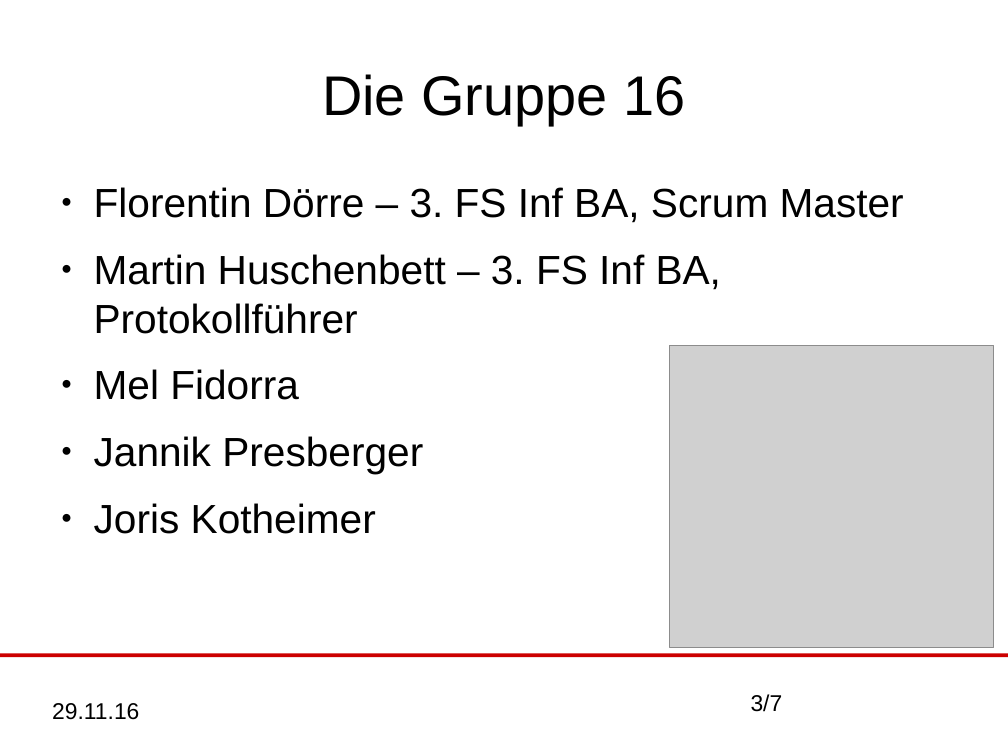
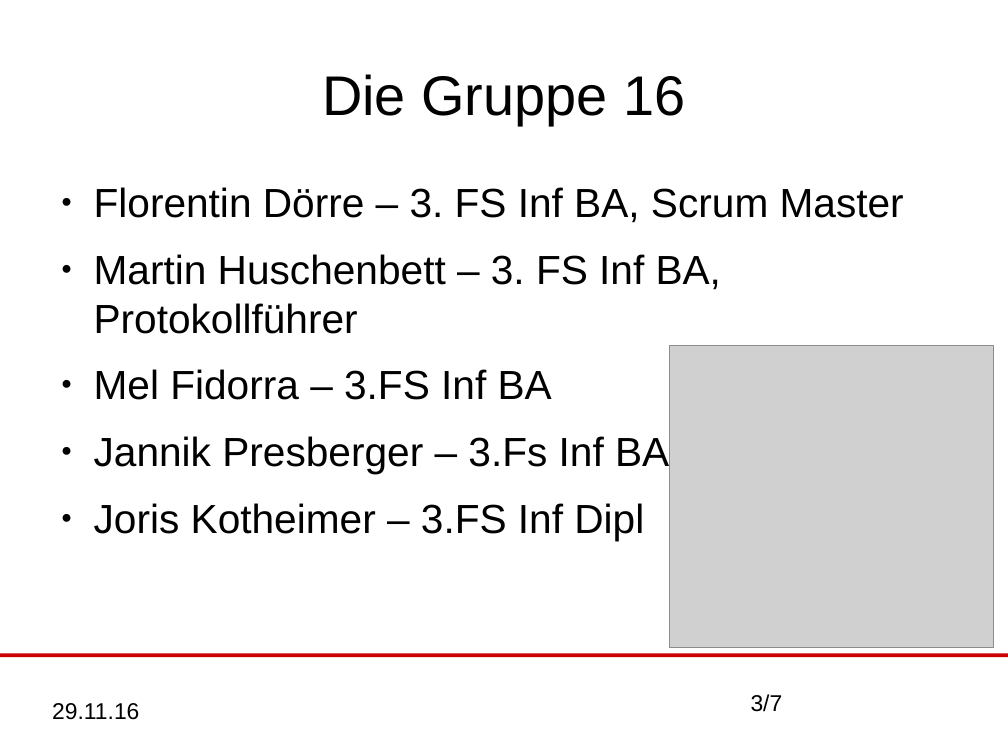
Before and after one commit to MaHusch/SWT-Project-Copy, a slide deck: slide 3 of organisation/Zwischenpräsentationen/Zwischenpräsentation.odp. Drawn at 1008x756 pixels with LibreOffice and Linux fonts; fonts in the diff are those of the drawing; grey boxes stand for pictures. Boxes give left, top, right and bottom in pixels: in the first picture for what was removed or moved away, otherwise in the second. Text is boxed around its words. In the diff, an @@ line names an element or a change of style, - is before the commit and + after.

```diff
--- a/organisation/Zwischenpräsentationen/Zwischenpräsentation.odp
+++ b/organisation/Zwischenpräsentationen/Zwischenpräsentation.odp
@@ text at (94,369,669,541): text changed @@
-● Mel Fidorra
-● Jannik Presberger
-● Joris Kotheimer
+● Mel Fidorra – 3.FS Inf BA
+● Jannik Presberger – 3.Fs Inf BA
+● Joris Kotheimer – 3.FS Inf Dipl
```
Also in this commit, not shown: 2 other slides changed.
